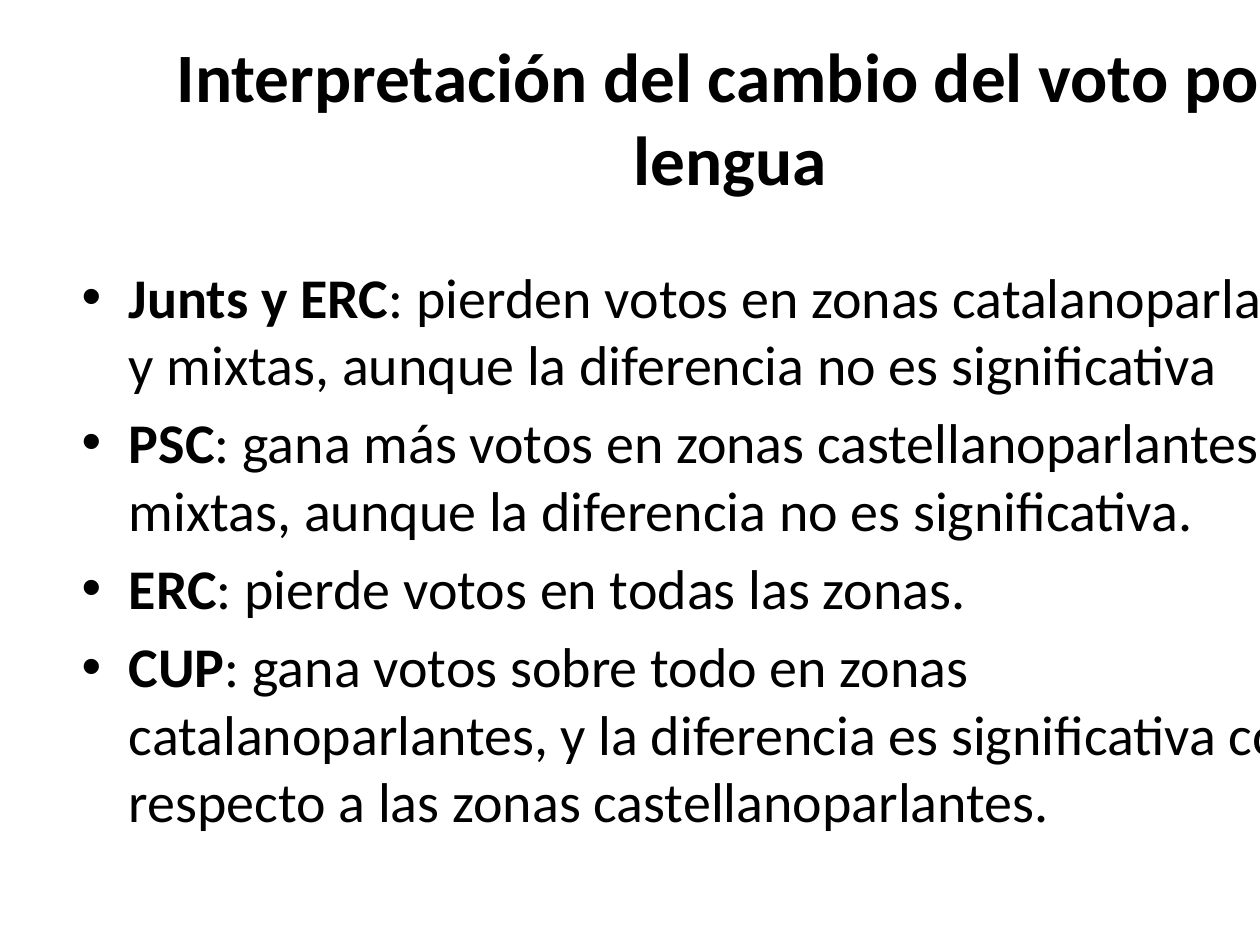
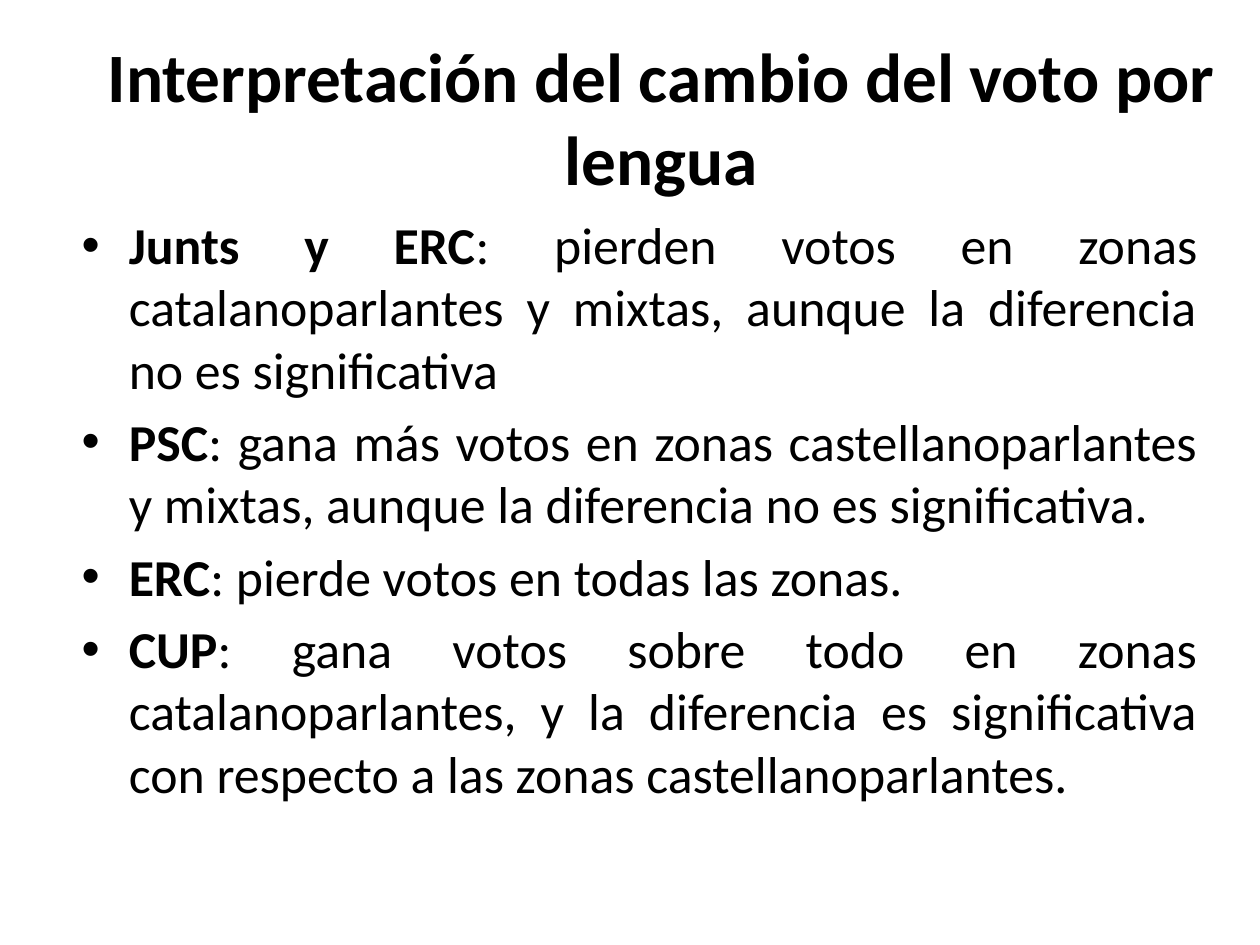
Before and after one commit to awfuentes76/Proyecto_final, a slide deck: slide 13 of Presentacion.pptx (slide 11 before the commit). Drawn at 1260x945 pixels with LibreOffice and Linux fonts; fonts in the diff are those of the drawing; background and template pictures are left out. Boxes give left, top, right and bottom in pixels: in the first picture for what was removed or moved away, otherwise in the second. Text is boxed around its words. In the diff, an @@ line names an element or a change of style, - is before the commit and + after.

```diff
--- a/Presentacion.pptx
+++ b/Presentacion.pptx
@@ title "Interpretación del cambio del voto ..." rewrapped from [177, 53, 1260, 197] to [108, 53, 1214, 197] @@
@@ text "Junts y ERC: pierden votos ...": place and size @@
-text "Junts y ERC: pierden votos ..." at [129, 279, 1258, 831]
+text "Junts y ERC: pierden votos ..." at [129, 228, 1197, 802]
@@ text "Junts y ERC: pierden votos ..." at [129, 228, 1197, 802]: size 32 to 29.6 pt; alignment left to justified @@
```
Also in this commit, not shown: 13 other slides changed, 2 slides added, 1 other file.
